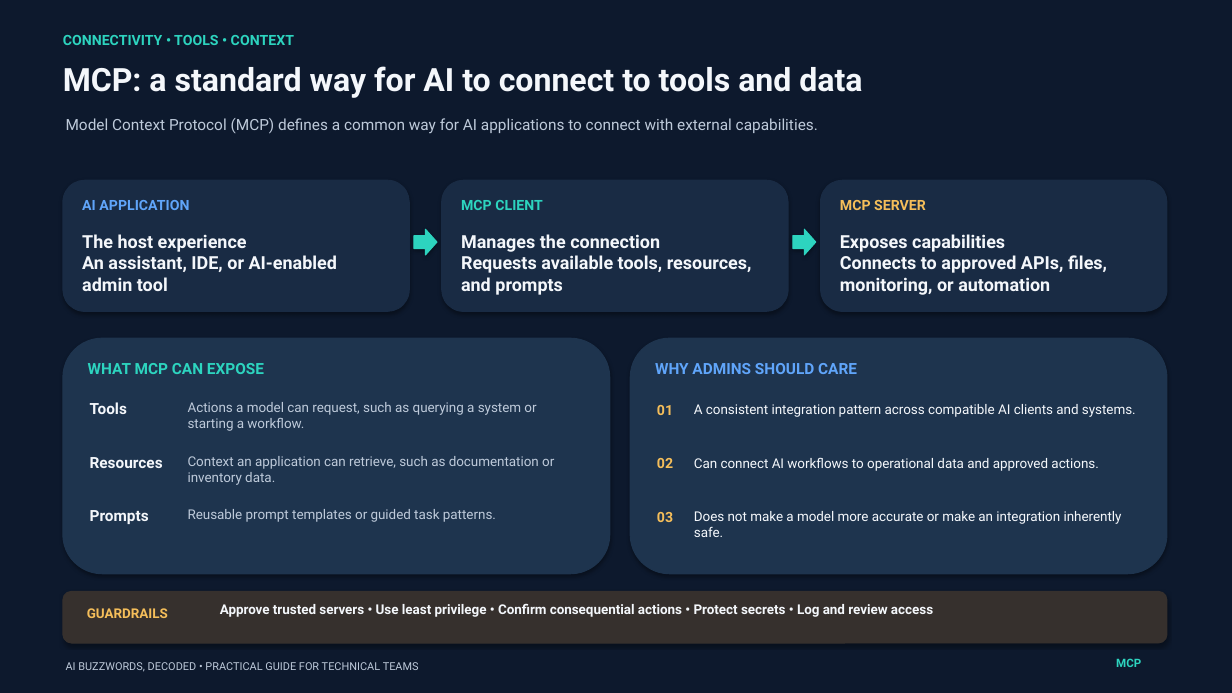
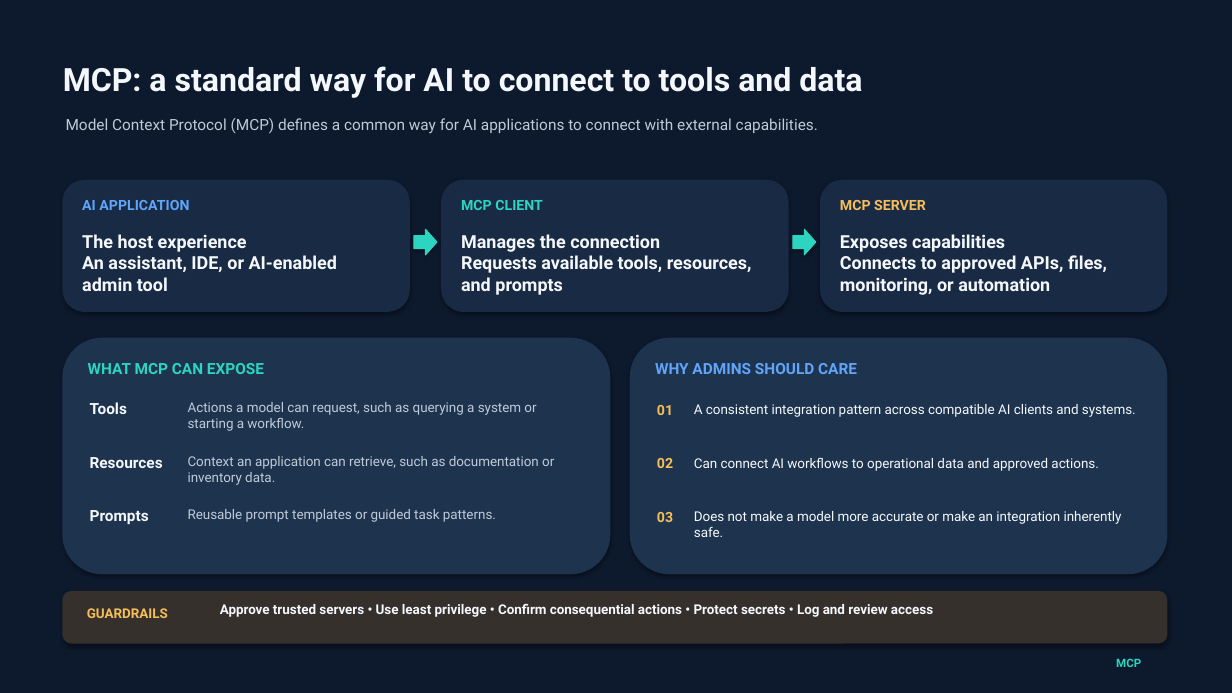
Before and after one commit to jpsider/Invoke-Automation, a slide deck: slide 18 of VMUG/Connect_FL_2026/VIAdmin_AI_Buzzwords_Consistent_Styling.pptx (slide 25 before the commit). Drawn at 1232x693 pixels with LibreOffice and Linux fonts; fonts in the diff are those of the drawing. Boxes give left, top, right and bottom in pixels: in the first picture for what was removed or moved away, otherwise in the second. Text is boxed around its words. In the diff, an @@ line names an element or a change of style, - is before the commit and + after.

Commit message:
cleaned up some random text

```diff
--- a/VMUG/Connect_FL_2026/VIAdmin_AI_Buzzwords_Consistent_Styling.pptx
+++ b/VMUG/Connect_FL_2026/VIAdmin_AI_Buzzwords_Consistent_Styling.pptx
@@ text removed at box(63, 35, 294, 45) @@
-CONNECTIVITY • TOOLS • CONTEXT
@@ text removed at box(66, 662, 419, 672) @@
-AI BUZZWORDS, DECODED • PRACTICAL GUIDE FOR TECHNICAL TEAMS
```
Also in this commit, not shown: 23 other slides changed, 7 slides removed.
